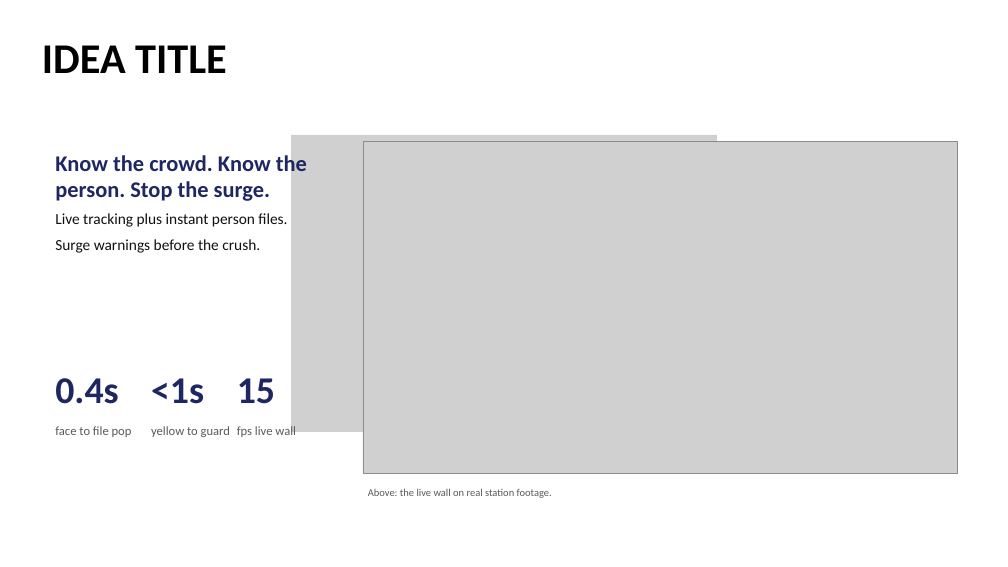
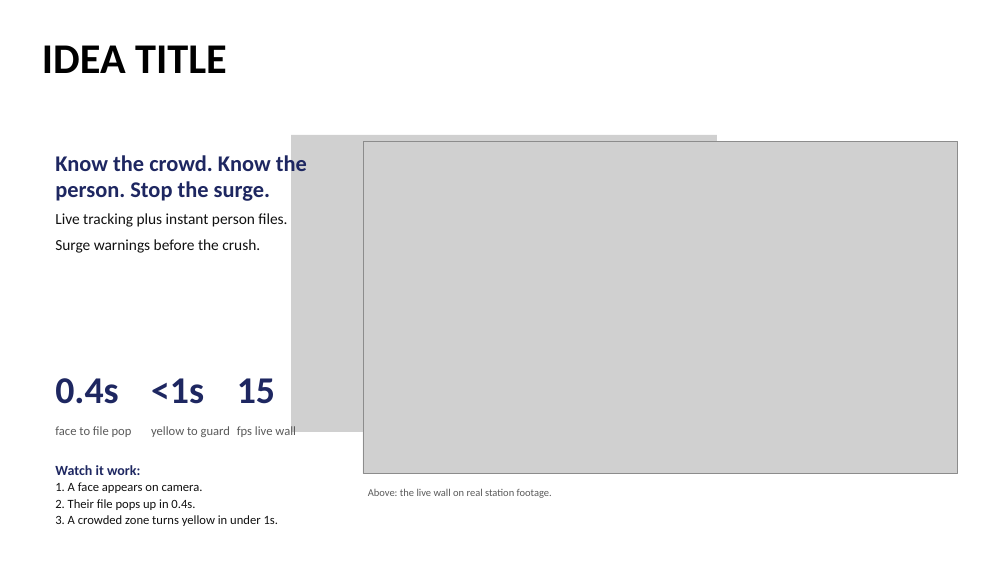
Before and after one commit to shounakjoshi88-a11y/raksha-crowd-safety-hackathon, a slide deck: slide 2 of deck/Raksha_Hackathon2026_Final.pptx. Drawn at 1008x567 pixels with LibreOffice and Linux fonts; fonts in the diff are those of the drawing; grey boxes stand for pictures. Boxes give left, top, right and bottom in pixels: in the first picture for what was removed or moved away, otherwise in the second. Text is boxed around its words. In the diff, an @@ line names an element or a change of style, - is before the commit and + after.

```diff
--- a/deck/Raksha_Hackathon2026_Final.pptx
+++ b/deck/Raksha_Hackathon2026_Final.pptx
@@ text added at (55,465,278,526), 18 pt, text #111111 @@
+Watch it work:
+1. A face appears on camera.
+2. Their file pops up in 0.4s.
+3. A crowded zone turns yellow in under 1s.
```
Also in this commit, not shown: 3 other slides changed, 1 other file.
